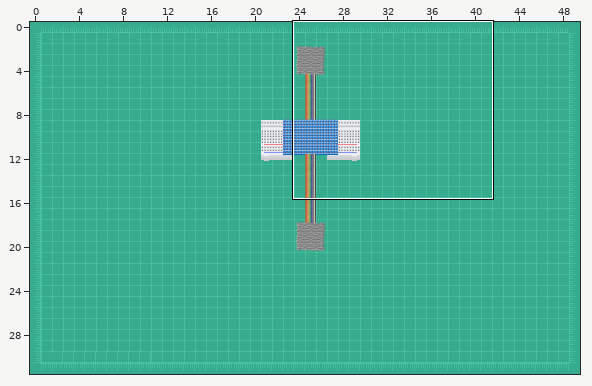
Tiled map (JSON), stored at src/maps/adventure1.json. The first picture is a wide view before the edit; the outline marks the close-up.
Close-up. Old version:
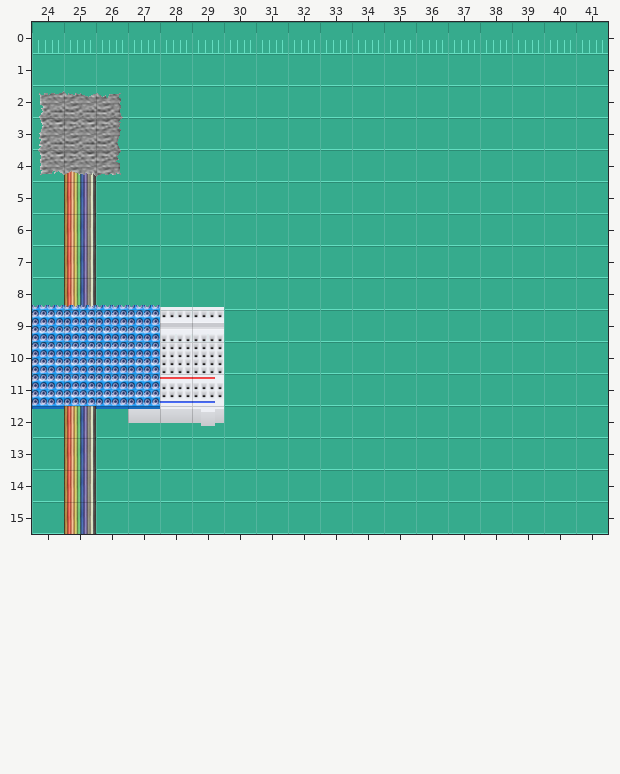
Cells are 32x32 px. Shown: x 24..41, y 0..15. The commit also changed other parts of the map, which this record leaves out.
The same view after the edit:
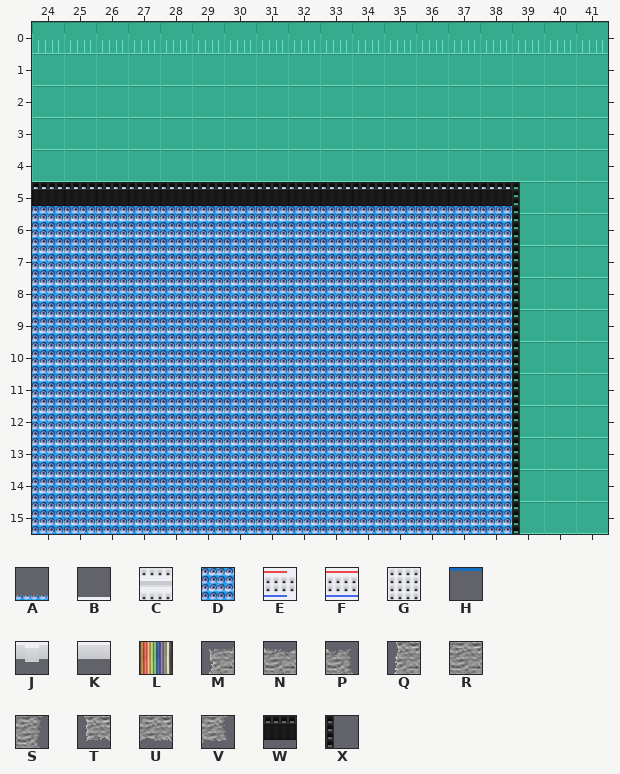
Key: from "floor_gaffa": A 3, B 10, C 11, D 12, E 18 flipped left-right, F 19, G 20, H 22, J 27 flipped left-right, K 28, L 36, M 54, N 55, P 56, Q 63, R 64, S 65, T 72, U 73, V 74; from "objects_gaffa": W 2, X 3.
_ is an empty cell.
The edit:
Layer "Base":
Tile B gives way to tile D in row 8 at x 27 to 29.
Tile C gives way to tile D in row 9 at x 28 to 29.
Tile E gives way to tile D in row 11 at x 29.
Tile F gives way to tile D in row 11 at x 28.
Tile G gives way to tile D in row 10 at x 28 to 29.
Tile J gives way to tile D in row 12 at x 29.
Tile K gives way to tile D in row 12 at x 27 to 28.
The edit adds tile D in rows 5 to 7 at x 24 to 38; in row 8 at x 24 to 26 and 30 to 38; in rows 9 to 11 at x 30 to 38; in row 12 at x 24 to 26 and 30 to 38; in rows 13 to 15 at x 24 to 38.
Layer "Routes":
Tile L is gone in rows 4 to 8 at x 25; in rows 12 to 15 at x 25.
Layer "Objects_Bottom":
The edit adds tile W in row 5 at x 24 to 38.
The edit adds tile X in rows 5 to 15 at x 39.
Tile M is gone in row 2 at x 24.
Tile N is gone in row 2 at x 25.
Tile P is gone in row 2 at x 26.
Tile Q is gone in row 3 at x 24.
Tile R is gone in row 3 at x 25.
Tile S is gone in row 3 at x 26.
Tile T is gone in row 4 at x 24.
Tile U is gone in row 4 at x 25.
Tile V is gone in row 4 at x 26.
Layer "Bridge":
Tile A is gone in row 8 at x 24 to 27.
Tile H is gone in row 12 at x 24 and 26 to 27.
Pixel boxes of the changes (left, top, right, bottom) in both close-ups:
changed: (32, 91, 520, 534)
